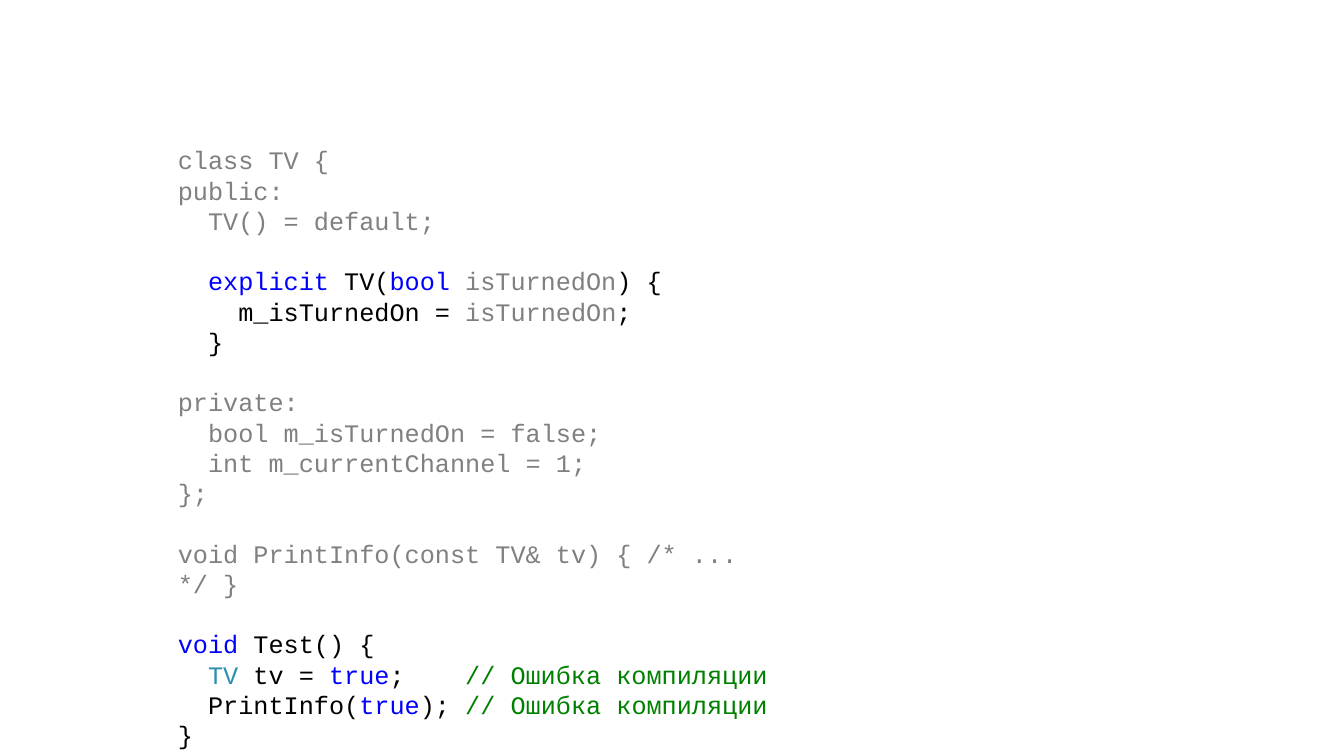
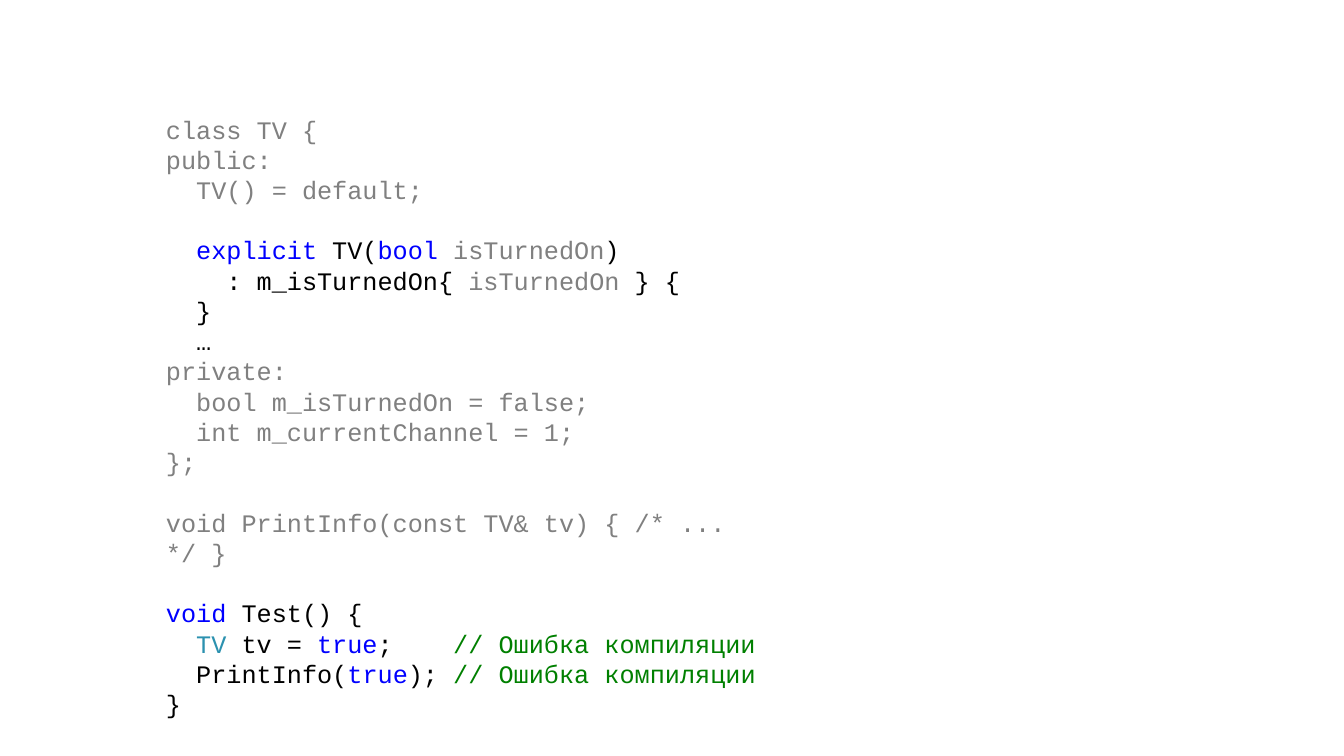
Before and after one commit to alexey-malov/oop, a slide deck: slide 80 of lectures/02/Основы ООП.pptx (slide 86 before the commit). Drawn at 1344x756 pixels with LibreOffice and Linux fonts; fonts in the diff are those of the drawing. Boxes give left, top, right and bottom in pixels: in the first picture for what was removed or moved away, otherwise in the second. Text is boxed around its words. In the diff, an @@ line names an element or a change of style, - is before the commit and + after.

```diff
--- a/lectures/02/Основы ООП.pptx
+++ b/lectures/02/Основы ООП.pptx
@@ text at box(166, 121, 755, 689): paragraph added @@
+…
@@ text "class TV {": place and size @@
-text "class TV {" at box(178, 151, 767, 720)
+text "class TV {" at box(166, 121, 755, 689)
@@ text at box(196, 241, 619, 296): text changed; text colour #808080 to #000000 @@
-explicit TV(bool isTurnedOn) {
-m_isTurnedOn = isTurnedOn;
+explicit TV(bool isTurnedOn)
+: m_isTurnedOn{ isTurnedOn } {
```
Also in this commit, not shown: 8 other slides changed, 3 slides added, 7 slides removed, 4 other files.
